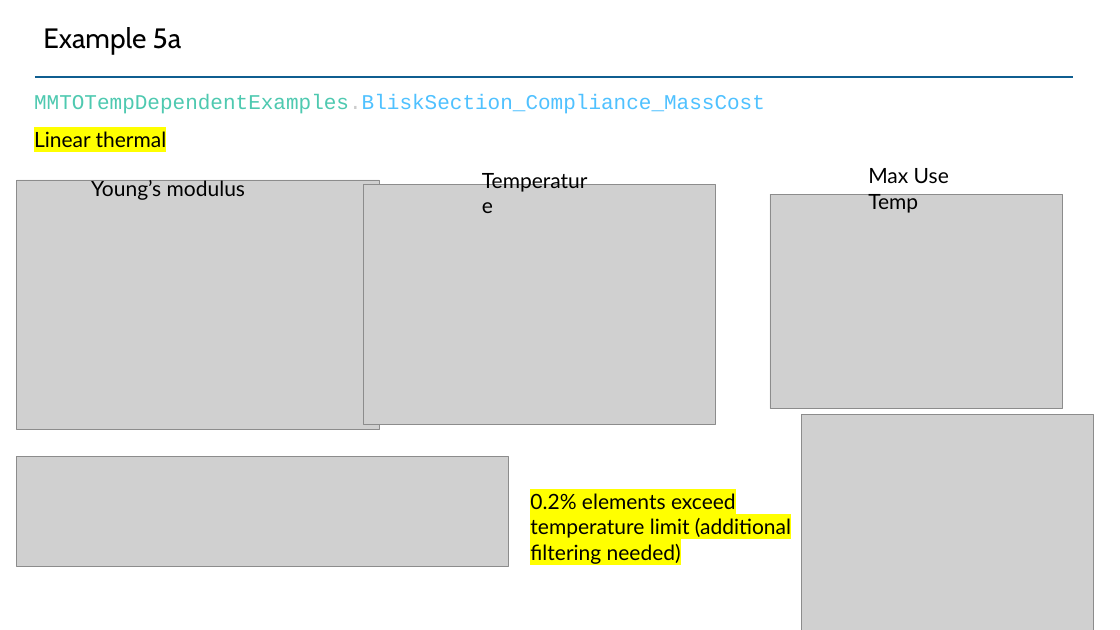
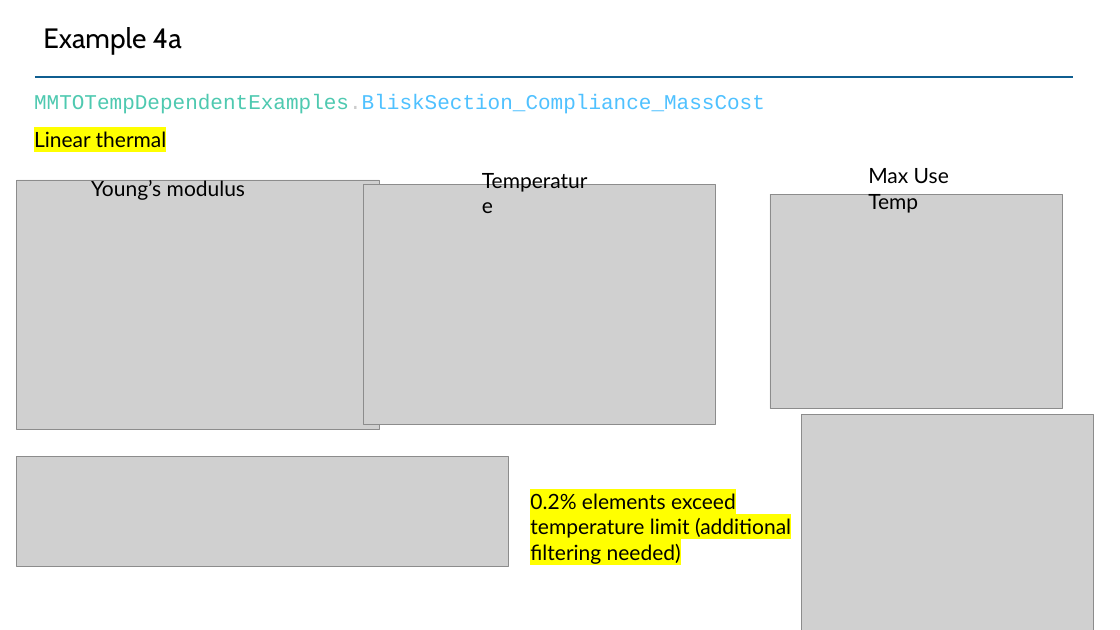
Before and after one commit to UW-ERSL/METALS, a slide deck: slide 17 of Slides/MMTOTempDependentResults.pptx (slide 12 before the commit). Drawn at 1120x630 pixels with LibreOffice and Linux fonts; fonts in the diff are those of the drawing; grey boxes stand for pictures. Boxes give left, top, right and bottom in pixels: in the first picture for what was removed or moved away, otherwise in the second. Text is boxed around its words. In the diff, an @@ line names an element or a change of style, - is before the commit and + after.

```diff
--- a/Slides/MMTOTempDependentResults.pptx
+++ b/Slides/MMTOTempDependentResults.pptx
@@ title at [43,27,182,55]: text changed @@
-Example 5a
+Example 4a
```
Also in this commit, not shown: 6 other slides changed, 6 slides added, 6 other files.
